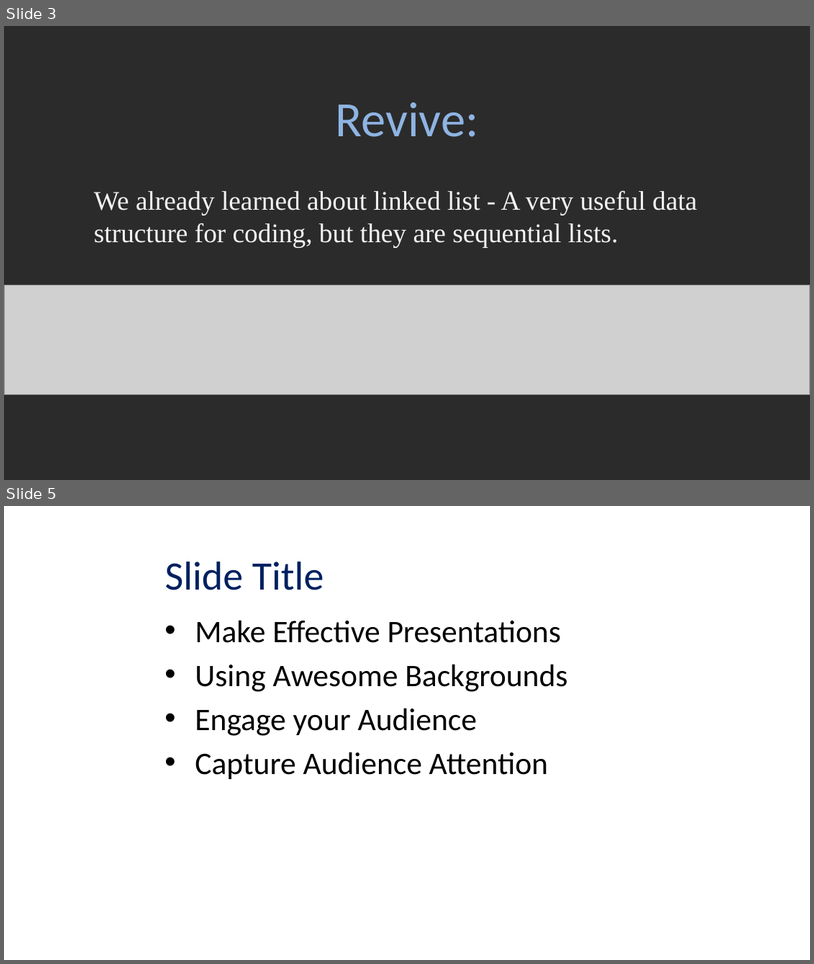
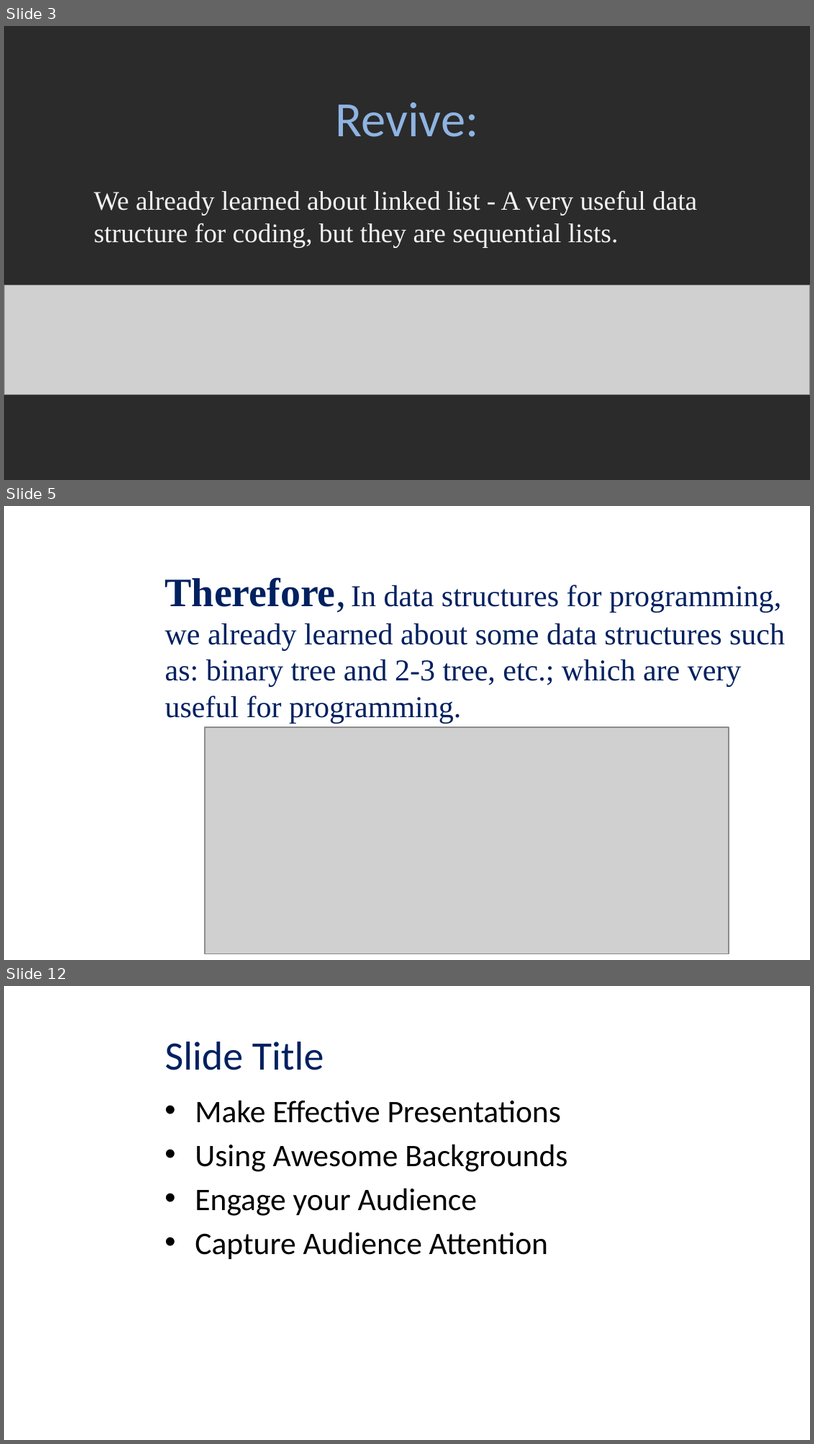
Before and after one commit to viettungvuong/Seminar, a slide deck: Seminar.pptx. Shown one above the other, each under a label of ours: slides 3 and 5 before the commit, slides 3, 5 and 12 after it; the slides between them are not shown. The pictures are 814x964 and 814x1444 pixels, drawn with LibreOffice and Linux fonts; fonts in the diff are those of the drawing; grey boxes stand for pictures; background and template pictures are left out; a plain dark background stands for a picture behind light text. Boxes give left, top, right and bottom in pixels: in the first picture for what was removed or moved away, otherwise in the second. Text is boxed around its words. In the diff, an @@ line names an element or a change of style, - is before the commit and + after.

```diff
--- a/Seminar.pptx
+++ b/Seminar.pptx
@@ slide 5 added at box(4, 506, 810, 960), background picture (left out) @@
@@ title added at box(165, 577, 785, 723), 27 pt, text #002060 @@
+Therefore, In data structures for programming, we already learned about some data structures such as: binary tree and 2-3 tree, etc.; which are very useful for programming.
@@ picture added at box(205, 737, 729, 942) @@
@@ picture added at box(205, 727, 729, 954) @@
@@ what was slide 5 is now slide 12 @@
```
Also in this commit, not shown: 6 other slides added.
